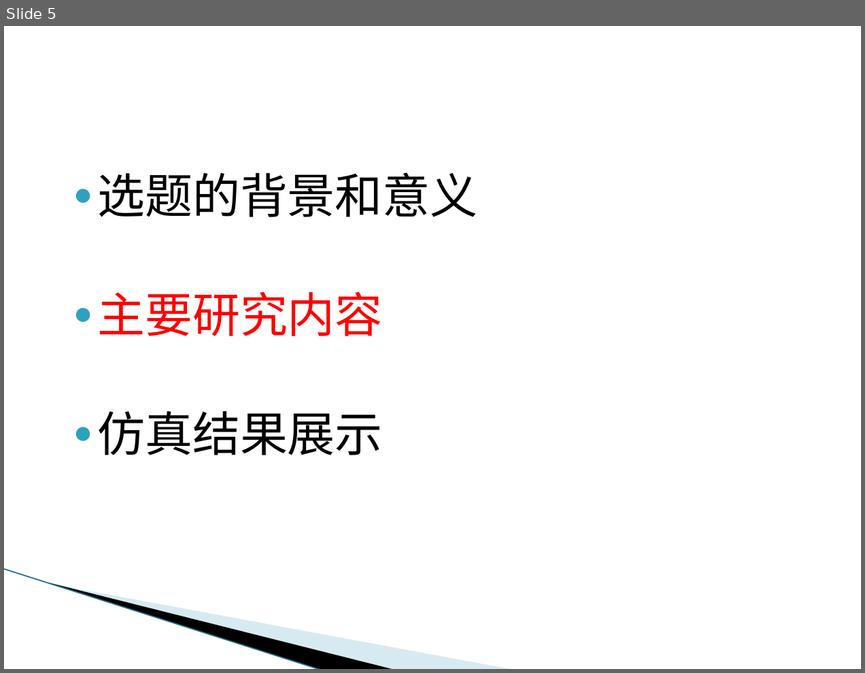
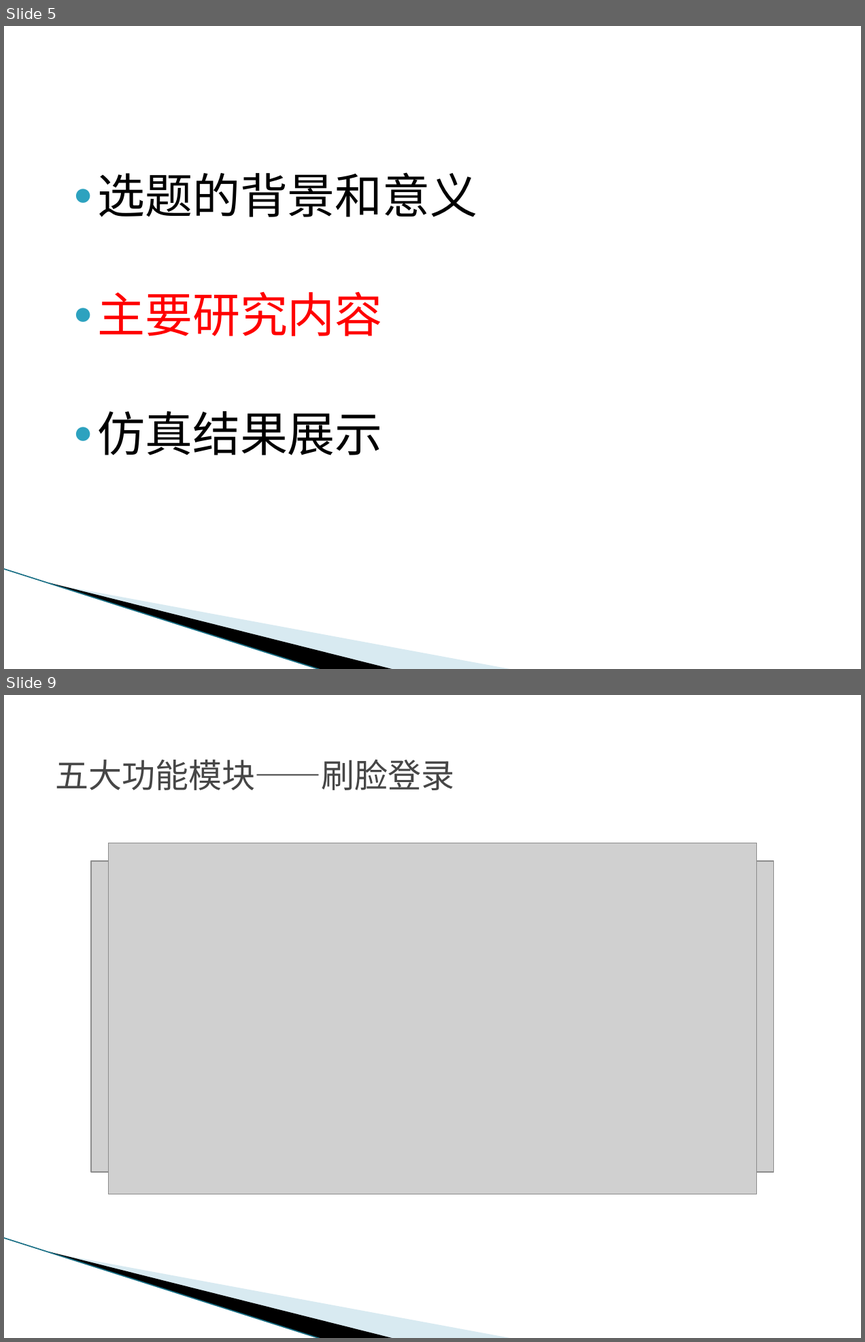
Before and after one commit to zxy15914507674/bishe, a slide deck: 张祥裕答辩PPT.pptx. Shown one above the other, each under a label of ours: slide 5 before the commit, slides 5 and 9 after it; the slides between them are not shown. The pictures are 865x673 and 865x1342 pixels, drawn with LibreOffice and Linux fonts; fonts in the diff are those of the drawing; grey boxes stand for pictures; background and template pictures are left out. Boxes give left, top, right and bottom in pixels: in the first picture for what was removed or moved away, otherwise in the second. Text is boxed around its words. In the diff, an @@ line names an element or a change of style, - is before the commit and + after.

Commit message:
刷脸登录模块完成

```diff
--- a/张祥裕答辩PPT.pptx
+++ b/张祥裕答辩PPT.pptx
@@ slide 9 added at bbox=[4, 695, 861, 1338], background #FFFFFF; not listed: 3 template elements that a slide beside it also shows @@
@@ title added at bbox=[55, 759, 454, 790], 28 pt, text #464646 @@
+五大功能模块——刷脸登录
@@ picture added at bbox=[109, 843, 757, 1190] @@
@@ picture added at bbox=[109, 843, 757, 1195] @@
@@ picture added at bbox=[92, 861, 773, 1172] @@
```
Also in this commit, not shown: 4 slides changed, 2 other slides added.
